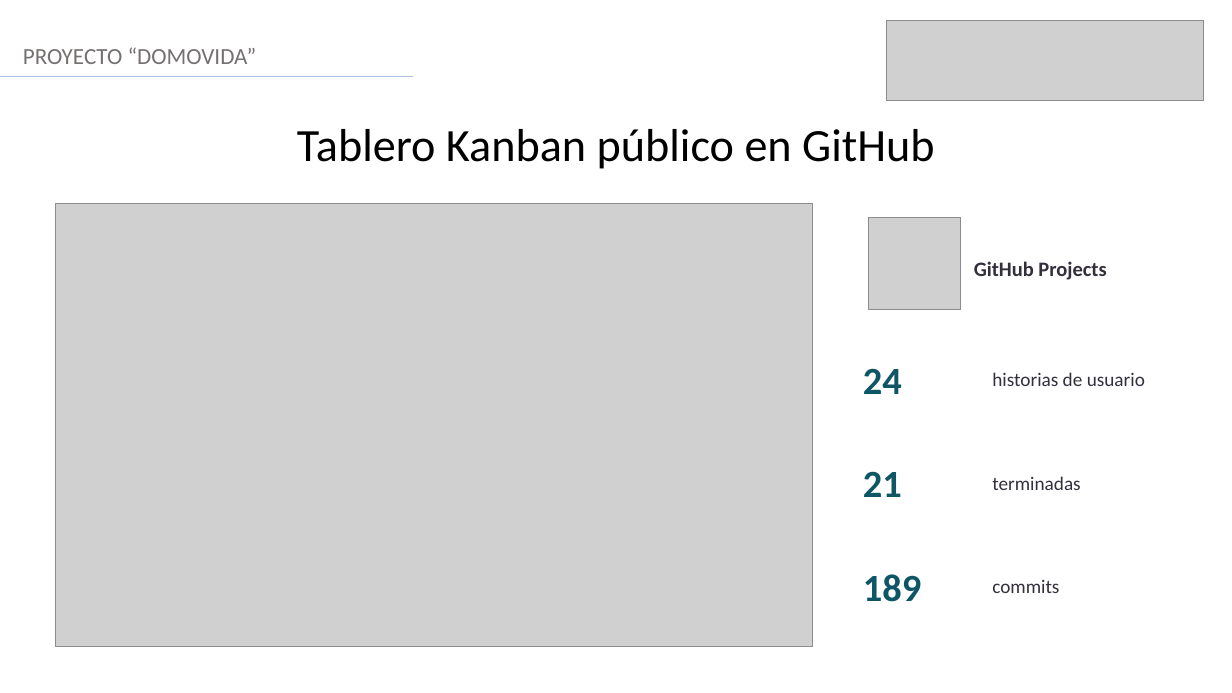
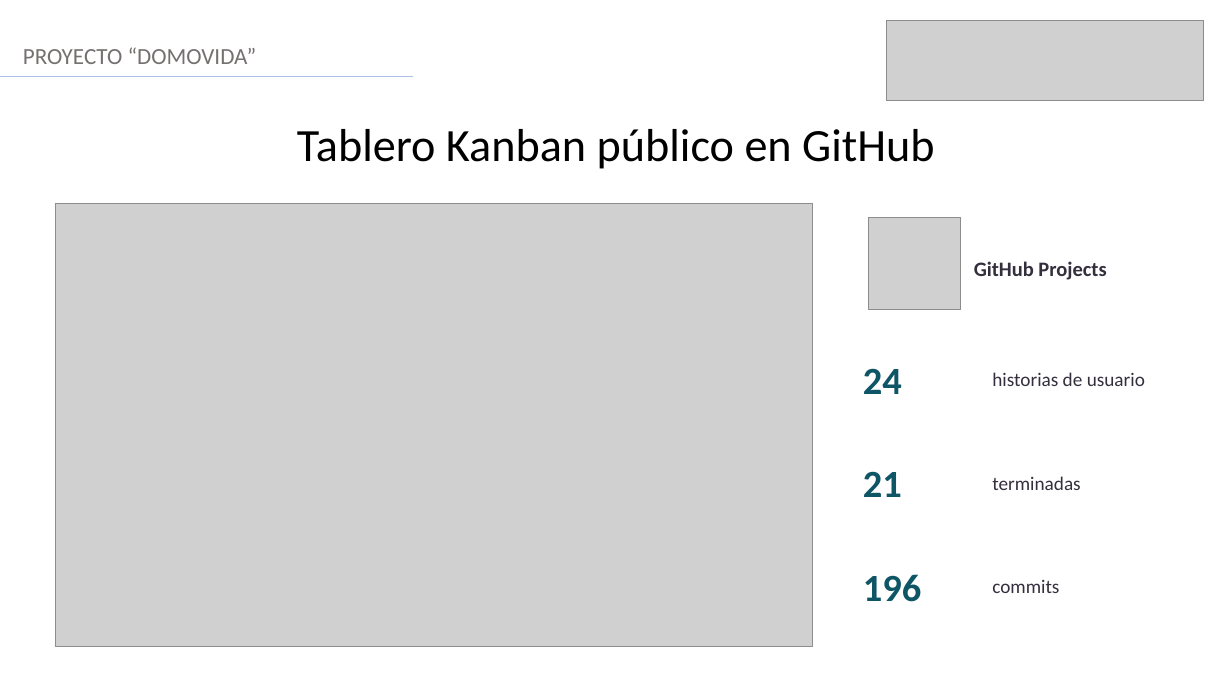
Before and after one commit to AndresVergara74/domovida-backend, a slide deck: slide 9 of docs/fase2/evidencias_proyecto/presentacion/VERGARA_ANDRES_Presentacion_Proyecto_APT_DomoVida.pptx. Drawn at 1232x693 pixels with LibreOffice and Linux fonts; fonts in the diff are those of the drawing; grey boxes stand for pictures. Boxes give left, top, right and bottom in pixels: in the first picture for what was removed or moved away, otherwise in the second. Text is boxed around its words. In the diff, an @@ line names an element or a change of style, - is before the commit and + after.

```diff
--- a/docs/fase2/evidencias_proyecto/presentacion/VERGARA_ANDRES_Presentacion_Proyecto_APT_DomoVida.pptx
+++ b/docs/fase2/evidencias_proyecto/presentacion/VERGARA_ANDRES_Presentacion_Proyecto_APT_DomoVida.pptx
@@ text at [863,574,921,602]: text changed @@
-189
+196
```
Also in this commit, not shown: 1 other slide changed, 4 other files.
